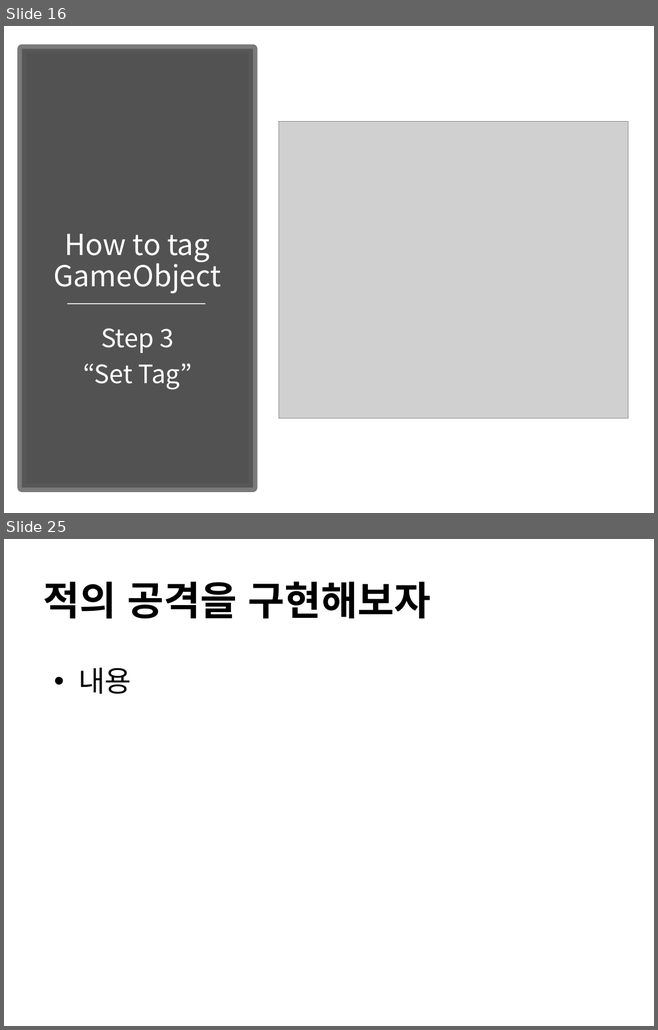
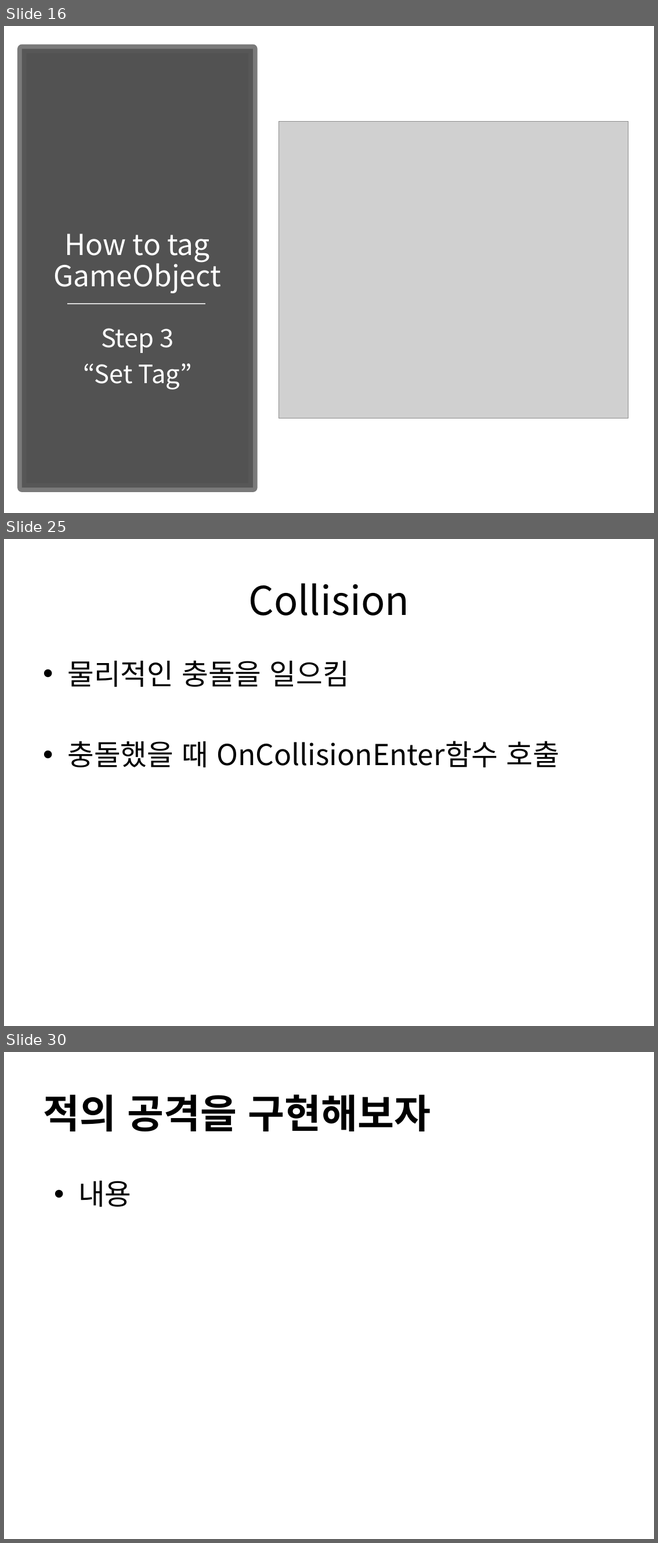
Before and after one commit to IamGroooooot/cien-unity-2019, a slide deck: 2주차.pptx. Shown one above the other, each under a label of ours: slides 16 and 25 before the commit, slides 16, 25 and 30 after it; the slides between them are not shown. The pictures are 658x1030 and 658x1543 pixels, drawn with LibreOffice and Linux fonts; fonts in the diff are those of the drawing; grey boxes stand for pictures. Boxes give left, top, right and bottom in pixels: in the first picture for what was removed or moved away, otherwise in the second. Text is boxed around its words. In the diff, an @@ line names an element or a change of style, - is before the commit and + after.

```diff
--- a/2주차.pptx
+++ b/2주차.pptx
@@ slide 25 added at <box>4,539,654,1026</box>, background #FFFFFF @@
@@ title added at <box>248,583,409,616</box>, 44 pt, text #000000 @@
+Collision
@@ text added at <box>67,660,560,768</box>, 32 pt, text #000000 @@
+• 물리적인 충돌을 일으킴
+• 충돌했을 때 OnCollisionEnter함수 호출
@@ what was slide 25 is now slide 30 @@
```
Also in this commit, not shown: 9 slides changed, 4 other slides added.
